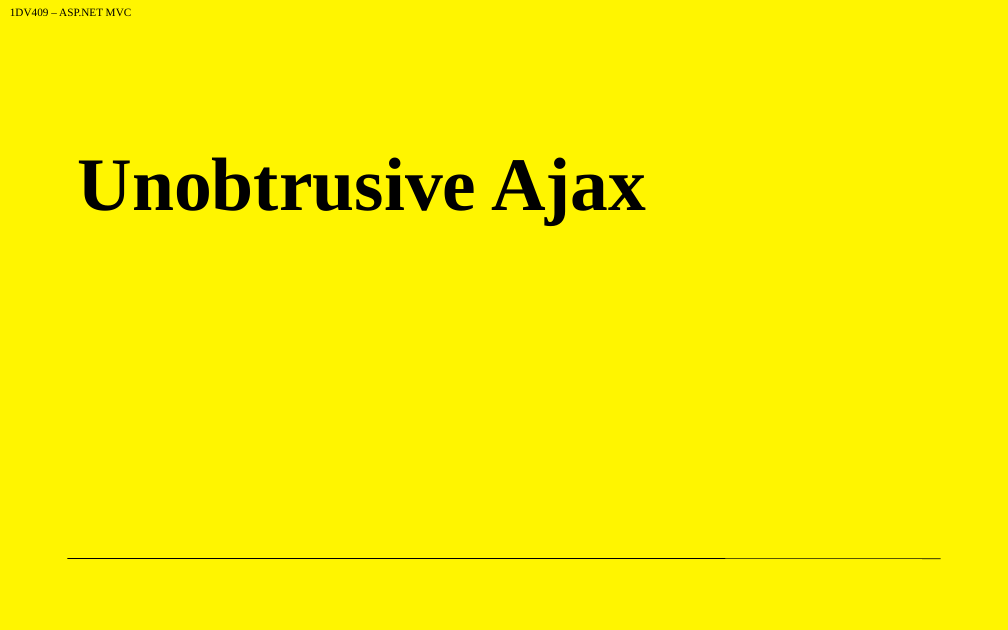
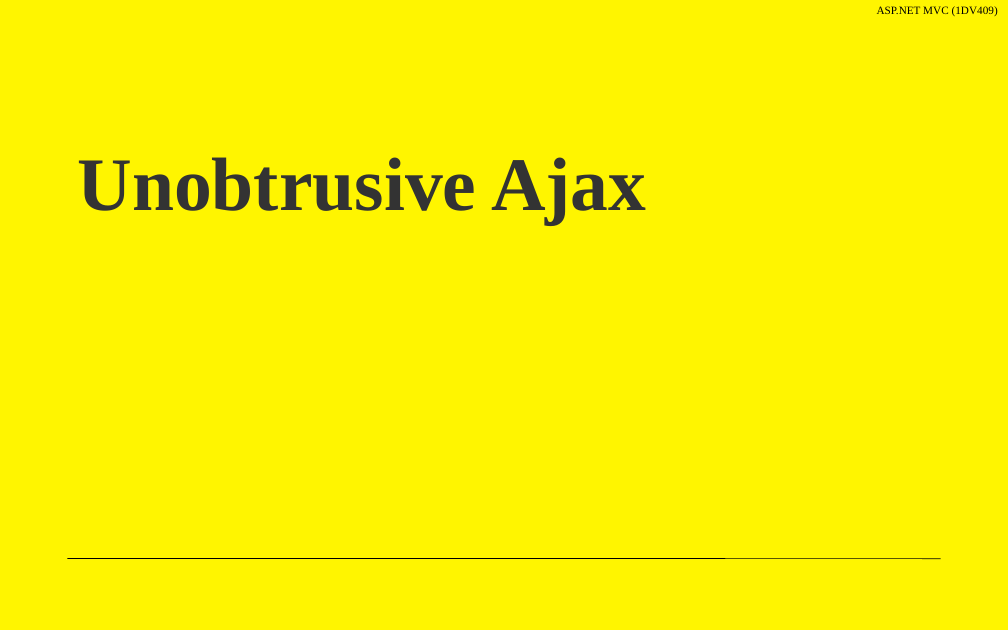
Before and after one commit to 1dv409/kursmaterial, a slide deck: slide 1 of Presentationsmaterial/Dokument/1.7 Unobtrusive Ajax.pptx. Drawn at 1008x630 pixels with LibreOffice and Linux fonts; fonts in the diff are those of the drawing; background and template pictures are left out. Boxes give left, top, right and bottom in pixels: in the first picture for what was removed or moved away, otherwise in the second. Text is boxed around its words. In the diff, an @@ line names an element or a change of style, - is before the commit and + after.

```diff
--- a/Presentationsmaterial/Dokument/1.7 Unobtrusive Ajax.pptx
+++ b/Presentationsmaterial/Dokument/1.7 Unobtrusive Ajax.pptx
@@ text at (877, 6, 998, 16): text changed @@
-1DV409 – ASP.NET MVC
+ASP.NET MVC (1DV409)
@@ title "Unobtrusive Ajax" at (78, 157, 646, 225): text colour #000000 to #333333 @@
```
Also in this commit, not shown: 9 other slides changed, 13 other files.
